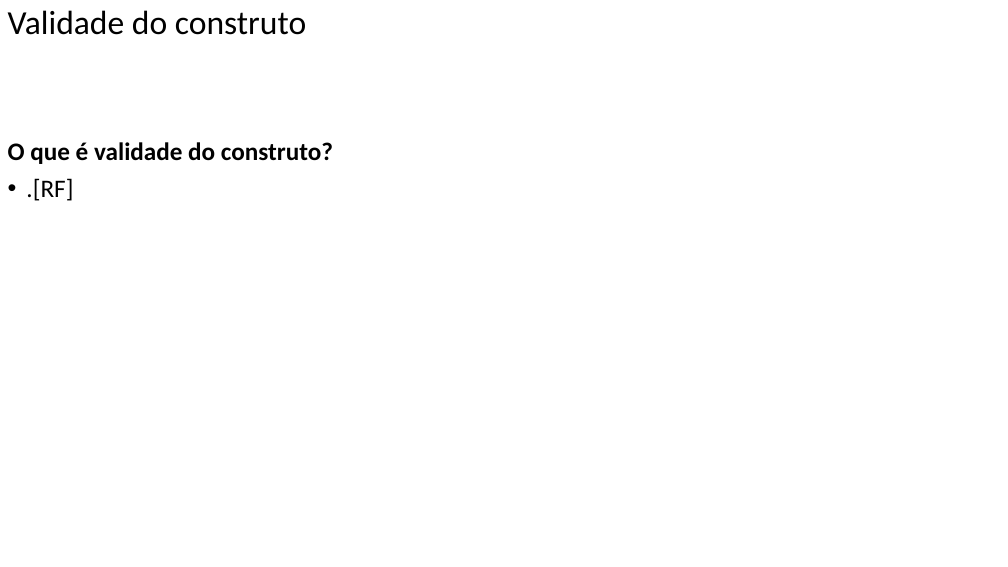
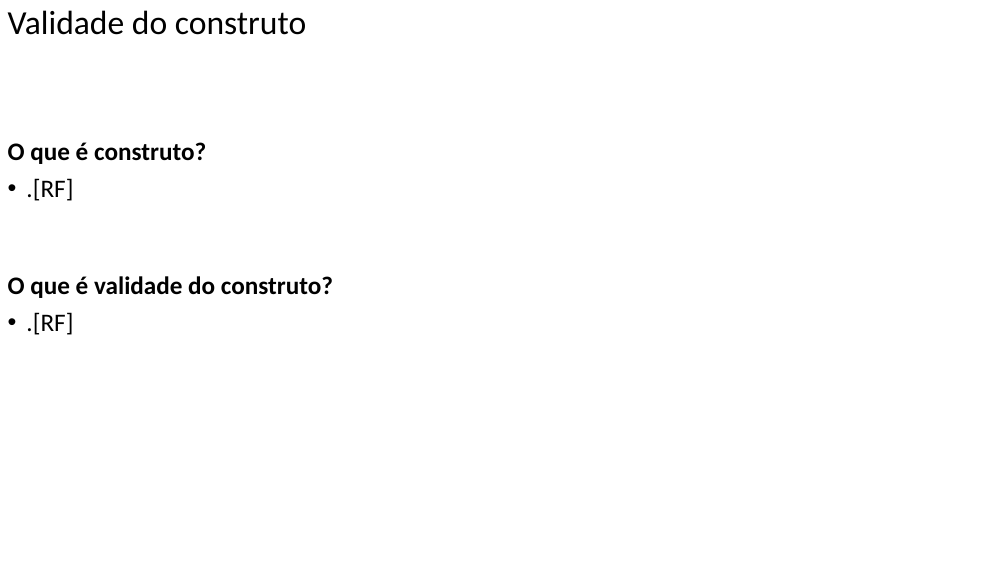
Before and after one commit to FerreiraAS/Ciencia-com-R, a slide deck: slide 150 of docs/Ciencia-com-R.pptx (slide 147 before the commit). Drawn at 1008x567 pixels with LibreOffice and Linux fonts; fonts in the diff are those of the drawing. Boxes give left, top, right and bottom in pixels: in the first picture for what was removed or moved away, otherwise in the second. Text is boxed around its words. In the diff, an @@ line names an element or a change of style, - is before the commit and + after.

```diff
--- a/docs/Ciencia-com-R.pptx
+++ b/docs/Ciencia-com-R.pptx
@@ text at bbox=[8, 142, 206, 201]: paragraphs added @@
+O que é construto?
+• .[RF]
```
Also in this commit, not shown: 5 other slides changed, 3 slides added, 58 other files.
